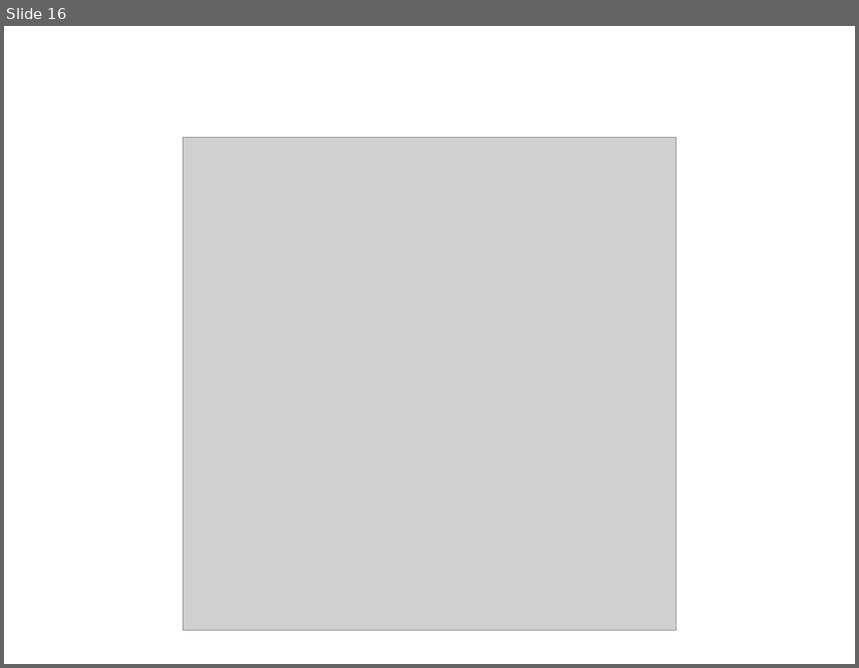
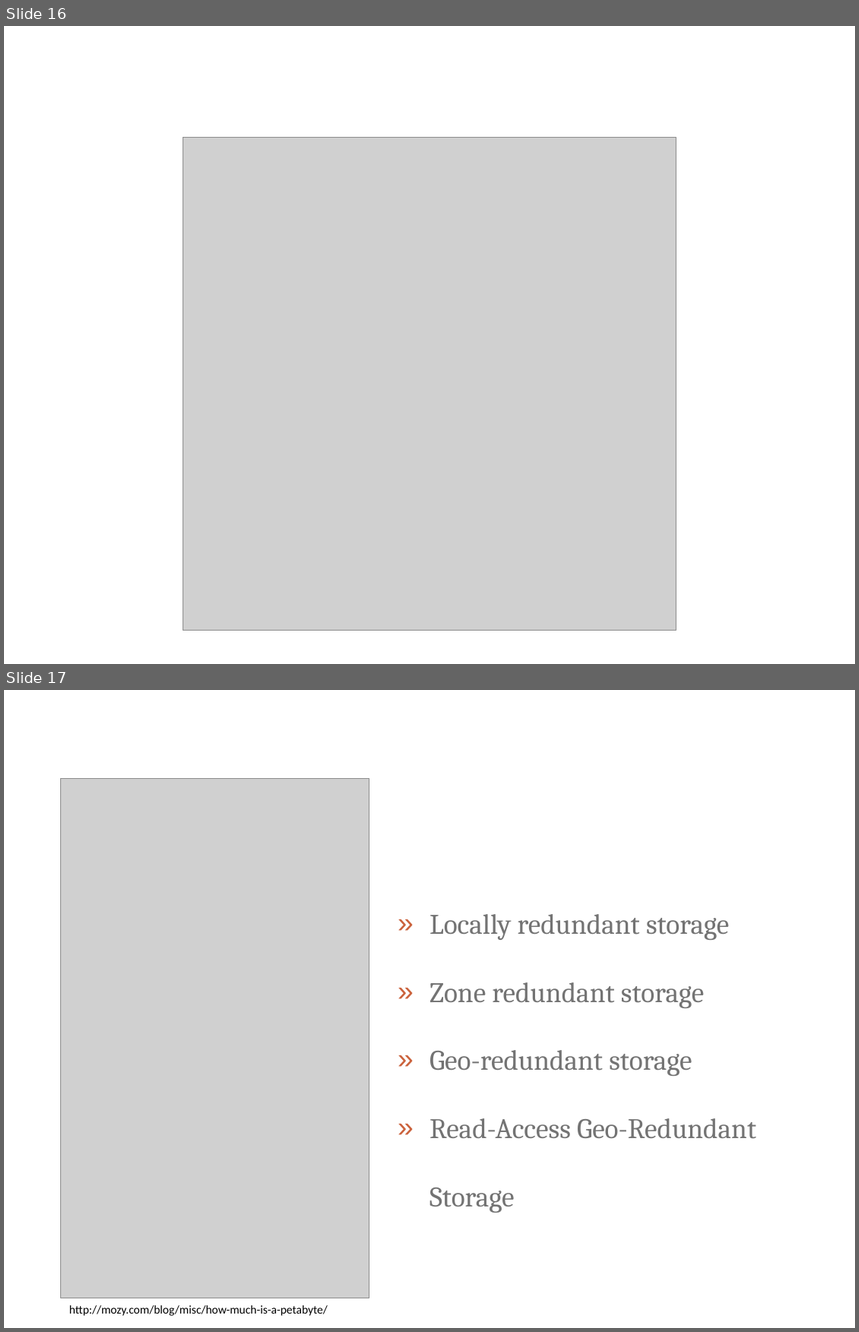
Before and after one commit to ritasker/Presentations-Archive, a slide deck: Current/Azure The Good Parts Web Apps/AzureTheGoodParts-WebApps.pptx. Shown one above the other, each under a label of ours: slide 16 before the commit, slides 16 and 17 after it. The pictures are 859x668 and 859x1332 pixels, drawn with LibreOffice and Linux fonts; fonts in the diff are those of the drawing; grey boxes stand for pictures; background and template pictures are left out. Boxes give left, top, right and bottom in pixels: in the first picture for what was removed or moved away, otherwise in the second. Text is boxed around its words. In the diff, an @@ line names an element or a change of style, - is before the commit and + after.

Commit message:
Finishes off the data storage section and makes a start on the queuing section.

```diff
--- a/Current/Azure The Good Parts Web Apps/AzureTheGoodParts-WebApps.pptx
+++ b/Current/Azure The Good Parts Web Apps/AzureTheGoodParts-WebApps.pptx
@@ slide 17 added at [4,690,855,1328], background picture (left out) @@
@@ picture added at [61,778,369,1299] @@
@@ text added at [430,914,756,1213], 24 pt, text #737373 @@
+» Locally redundant storage
+» Zone redundant storage
+» Geo-redundant storage
+» Read-Access Geo-Redundant Storage
@@ text added at [69,1306,328,1316], 10 pt, text #000000 @@
+http://mozy.com/blog/misc/how-much-is-a-petabyte/
```
Also in this commit, not shown: 1 slide changed, 2 other slides added, 2 slides removed.
